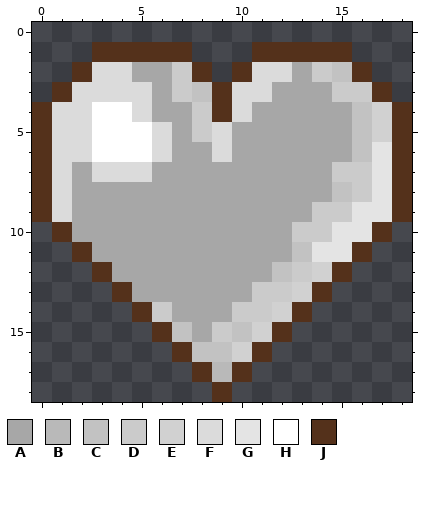
Two states of a pixel-art sprite, graphics/sprite/heart_empty.png. The first picture shows the starting point.
Colours within 5 levels of each other are drawn and written as one.
Palette (. is transparent): A #a7a7a7  B #b9b9b9  C #c2c2c2  D #cbcbcb  E #d1d1d1  F #dbdbdb  G #e4e4e4  H #ffffff  J #54311b
Pixels before, first column x 0:
 1 ...JJJJJ...JJJJJ...
 2 ..JFFAADJ.JFFADCJ..
 3 .JFFFFADCJFFAAADDJ.
 4 JFFHHFAADJFAAAAACEJ
 5 JFFHHHFADFAAAAAACEJ
 6 JFFHHHFAAFAAAAAACGJ
 7 JFAFFFAAAAAAAAADDGJ
 8 JFAAAAAAAAAAAAACDGJ
 9 JFAAAAAAAAAAAADDGGJ
10 .JAAAAAAAAAAADDGGJ.
11 ..JAAAAAAAAAACGGJ..
12 ...JAAAAAAAACDEJ...
13 ....JAAAAAADDEJ....
14 .....JDAAADDEJ.....
15 ......JCADCEJ......
16 .......JCCEJ.......
17 ........JBJ........
18 .........J.........
The same view after the edit:
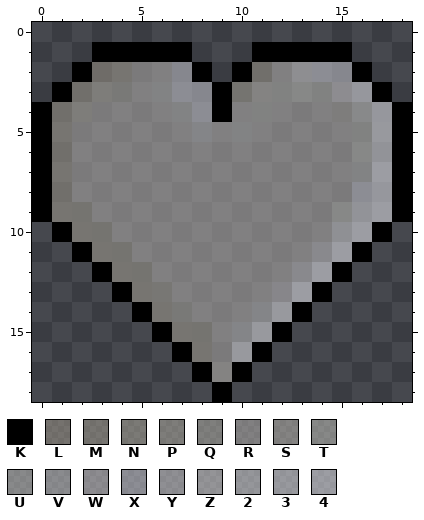
Colours new in this view: K #000000  L #a59d8f7f  M #a8a3957f  N #b0ac9f7f  P #b6b2a77f  Q #b8b7ad7f  R #bdb9b57f  S #c2bfb77f  T #c8c8c07f  U #cbcbc77f  V #cecece7f  W #d4d1d27f  X #d3d3db7f  Y #d9d7d87f  Z #e2e0e07f  2 #e4e4e77f  3 #eaeaef7f  4 #f2f2f97f
Change:
file 76x76 -> 19x19 pixels (blocks of 4x4 -> 1x1; one block is one cell here)
Changed rows in their new state; - is an unchanged pixel.
first column x 0:
 1 ---KKKKK---KKKKK---
 2 --KLMRRXK-KMRZXXK--
 3 -KMPQRUXXKNSTTTW4K-
 4 KMPRRRRUXKRTRRRSU4K
 5 KMRRRRRRVRURRRRRT3K
 6 KMRRRRRRRRRRRRRRT3K
 7 KMRRRRRRRRRRRRRRU4K
 8 KMRRRRRRRRRRRRRRX4K
 9 KMNRRRRRRRRRRRRT34K
10 -KMNRRRRRRRRRRR24K-
11 --KMNRRRRRRRRRY4K--
12 ---KMNRRRRRRRY4K---
13 ----KMPRRRRRW4K----
14 -----KMQRRRV3K-----
15 ------KMNRV3K------
16 -------KMR3K-------
17 --------KSK--------
18 ---------K---------
Pixel boxes of the changes (left, top, right, bottom) in both pictures:
changed: (32, 42, 412, 402)
